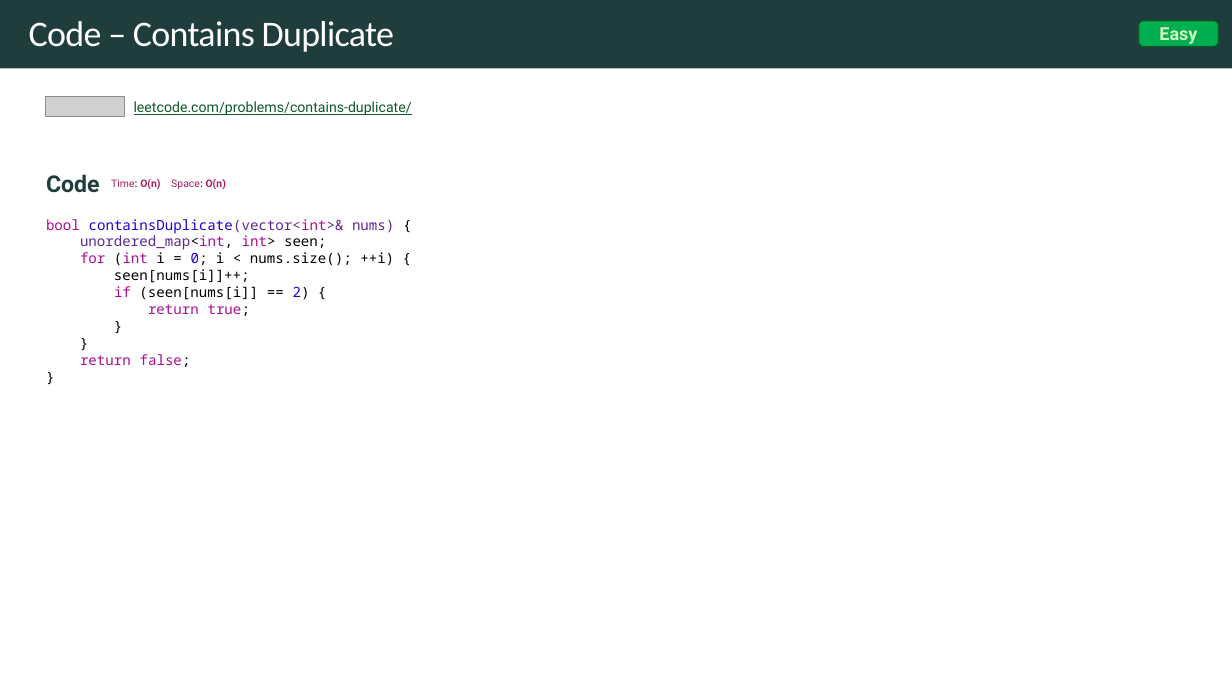
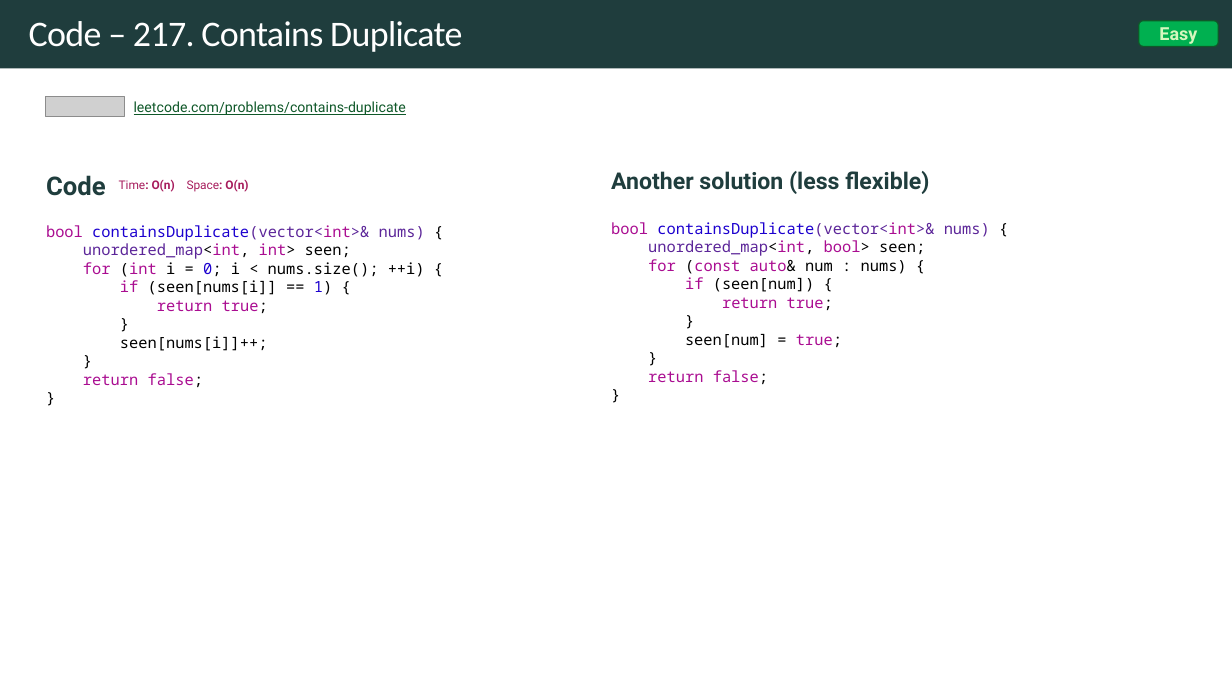
Before and after one commit to rfdavid/coding-interview-handbook-cpp, a slide deck: slide 29 of Algorithm and problem Solving Cheatsheet.pptm. Drawn at 1232x693 pixels with LibreOffice and Linux fonts; fonts in the diff are those of the drawing; grey boxes stand for pictures. Boxes give left, top, right and bottom in pixels: in the first picture for what was removed or moved away, otherwise in the second. Text is boxed around its words. In the diff, an @@ line names an element or a change of style, - is before the commit and + after.

```diff
--- a/Algorithm and problem Solving Cheatsheet.pptm
+++ b/Algorithm and problem Solving Cheatsheet.pptm
@@ title at [29,21,462,52]: text changed @@
-Code – Contains Duplicate
+Code – 217. Contains Duplicate
@@ text at [134,101,406,115]: text changed @@
-leetcode.com/problems/contains-duplicate/
+leetcode.com/problems/contains-duplicate
@@ text at [46,175,248,196]: size 18 to 20 pt in "Code"; size 14 to 16 pt in "Time: O(n) Space: O(n)" @@
@@ text added at [611,171,929,194], 18 pt, text #1F3D3D, bold @@
+Another solution (less flexible)
@@ text at [46,225,425,387]: text changed; size 11 to 12 pt @@
-bool containsDuplicate(vector<int>& nums) {
-unordered_map<int, int> seen;
-for (int i = 0; i < nums.size(); ++i) {
-seen[nums[i]]++;
-if (seen[nums[i]] == 2) {
-return true;
-}
-}
-return false;
-}
+bool containsDuplicate(vector<int>& nums) {
+unordered_map<int, int> seen;
+for (int i = 0; i < nums.size(); ++i) {
+if (seen[nums[i]] == 1) {
+return true;
+}
+seen[nums[i]]++;
+}
+return false;
+}
@@ text added at [611,222,990,384], 12 pt, text #AA0D91 @@
+bool containsDuplicate(vector<int>& nums) {
+unordered_map<int, bool> seen;
+for (const auto& num : nums) {
+if (seen[num]) {
+return true;
+}
+seen[num] = true;
+}
+return false;
+}
```
Also in this commit, not shown: 13 other slides changed, 6 slides added, 2 slides removed, 16 other files.
